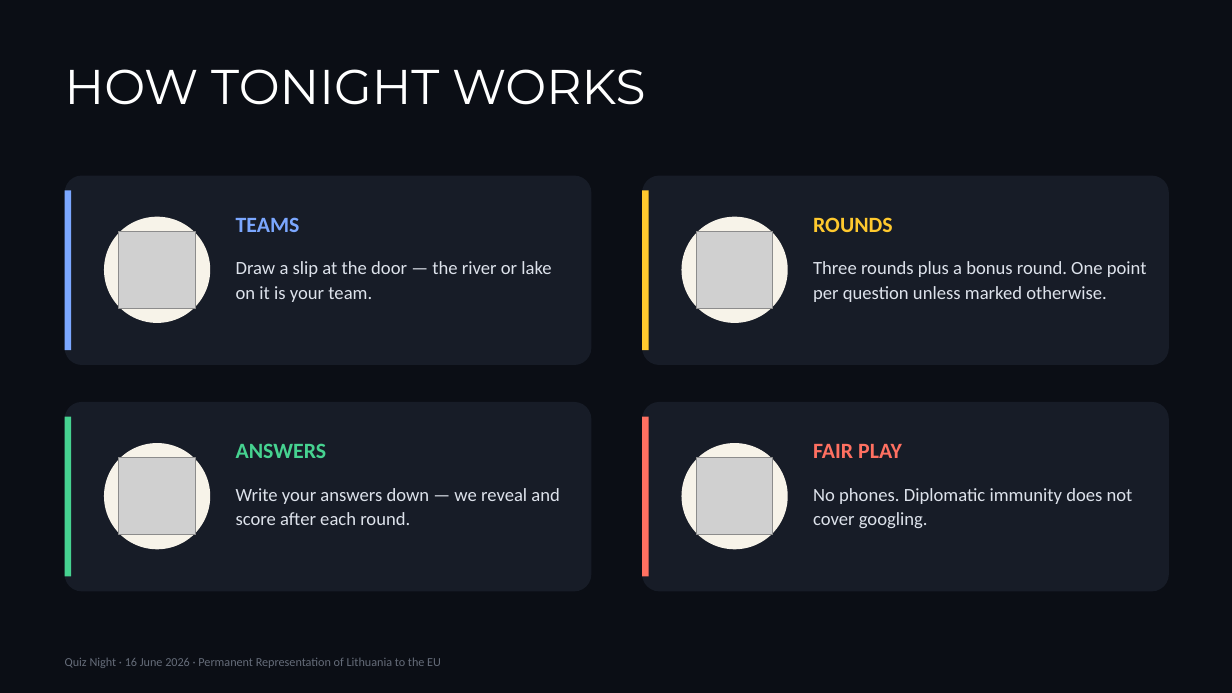
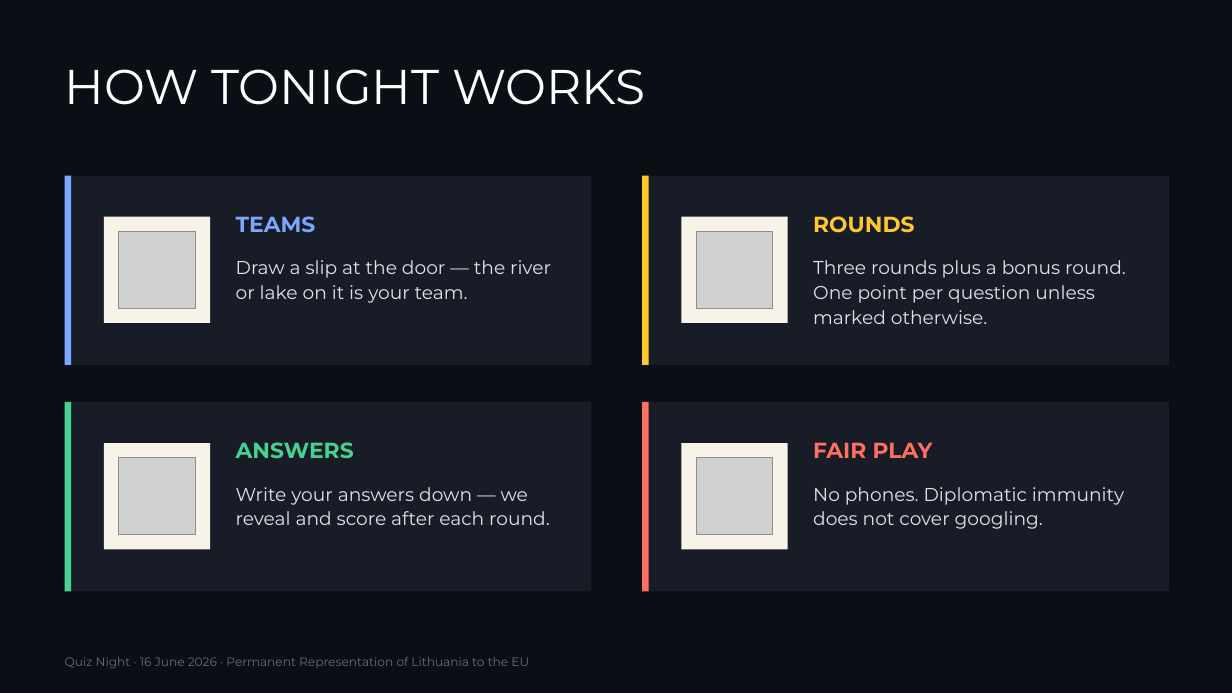
Before and after one commit to splice11/protmusis, a slide deck: slide 2 of Quiz_Night_2026-06-16.pptx. Drawn at 1232x693 pixels with LibreOffice and Linux fonts; fonts in the diff are those of the drawing; grey boxes stand for pictures. Boxes give left, top, right and bottom in pixels: in the first picture for what was removed or moved away, otherwise in the second. Text is boxed around its words. In the diff, an @@ line names an element or a change of style, - is before the commit and + after.

```diff
--- a/Quiz_Night_2026-06-16.pptx
+++ b/Quiz_Night_2026-06-16.pptx
@@ rectangle: place and size @@
-rectangle at [65,190,71,350]
+rectangle at [65,176,71,365]
@@ rectangle: place and size @@
-rectangle at [642,190,649,350]
+rectangle at [642,176,649,365]
@@ rectangle: place and size @@
-rectangle at [65,417,71,577]
+rectangle at [65,402,71,592]
@@ rectangle: place and size @@
-rectangle at [642,417,649,577]
+rectangle at [642,402,649,592]
@@ rounded rectangle to rectangle in 4 elements at [65,176,592,365], [642,176,1169,365], [65,402,592,592], [642,402,1169,592] @@
@@ ellipse to rectangle in 4 elements at [104,217,210,323], [682,217,788,323], [104,443,210,549], [682,443,788,549] @@
@@ font Calibri to Montserrat in 9 elements at [65,657,529,668], [236,216,316,233], [236,260,551,303], [813,216,914,233], [813,260,1126,324], [236,442,354,459], [236,487,550,525], [813,442,933,458], [813,487,1124,529] @@
```
Also in this commit, not shown: 48 other slides changed, 44 other files.
